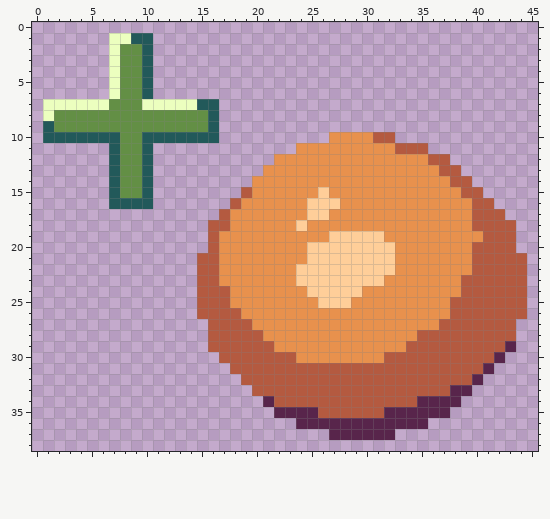
Two states of a pixel-art sprite, images/coresaver.png. The picture above was drawn from the file before the commit.
The file is 46x39 pixels.
Now the later version:
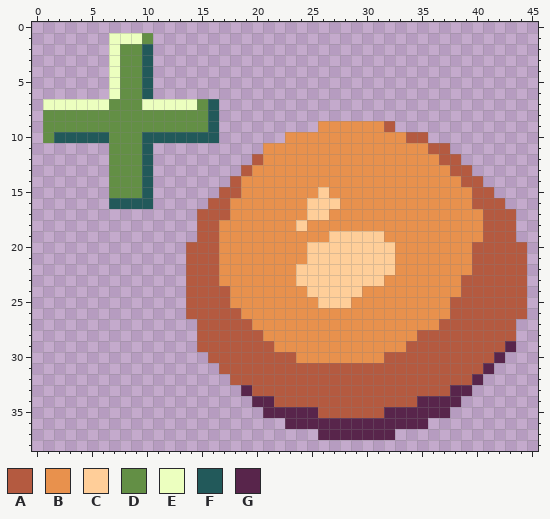
Palette (. is transparent): A #b45a40  B #e8914d  C #ffce99  D #638f45  E #ecffbf  F #22595a  G #58254b
From old to new:
y 1: x 9..10 FF -> ED
y 7: x 15 F -> D
y 8: x 1 E -> D
y 9: x 1 F -> D; x 26..32 ....... -> BBBBBBA
y 10: x 1 F -> D; x 7 F -> D; x 23..26 .... -> BBBB; x 31..35 AA... -> BBBAA
y 11: x 7 F -> D; x 21..23 ... -> BBB; x 33..37 AAA.. -> BBBAA
y 12: x 7 F -> D; x 20..21 .. -> AB; x 36 A -> B; x 38 . -> A
y 13: x 7 F -> D; x 19..20 .. -> AB; x 37 A -> B; x 39 . -> A
y 14: x 7 F -> D; x 18..19 .. -> AB; x 38 A -> B; x 40 . -> A
y 15: x 7 F -> D; x 17..19 ..A -> AAB; x 39 A -> B; x 41 . -> A
y 16: x 16..18 ..A -> AAB; x 42 . -> A
y 17: x 15..16 .. -> AA; x 40 A -> B; x 43 . -> A
y 18: x 15 . -> A; x 17 A -> B; x 40 A -> B
y 19: x 15 . -> A
y 20: x 14..15 .. -> AA; x 44 . -> A
y 21..26: x 14 . -> A
y 27..29: x 15 . -> A
y 30: x 16 . -> A
y 31: x 17 . -> A
y 32: x 18 . -> A
y 33: x 19 . -> G
y 34: x 20 . -> G
y 35: x 21 . -> G
y 36: x 23 . -> G
y 37: x 26 . -> G
